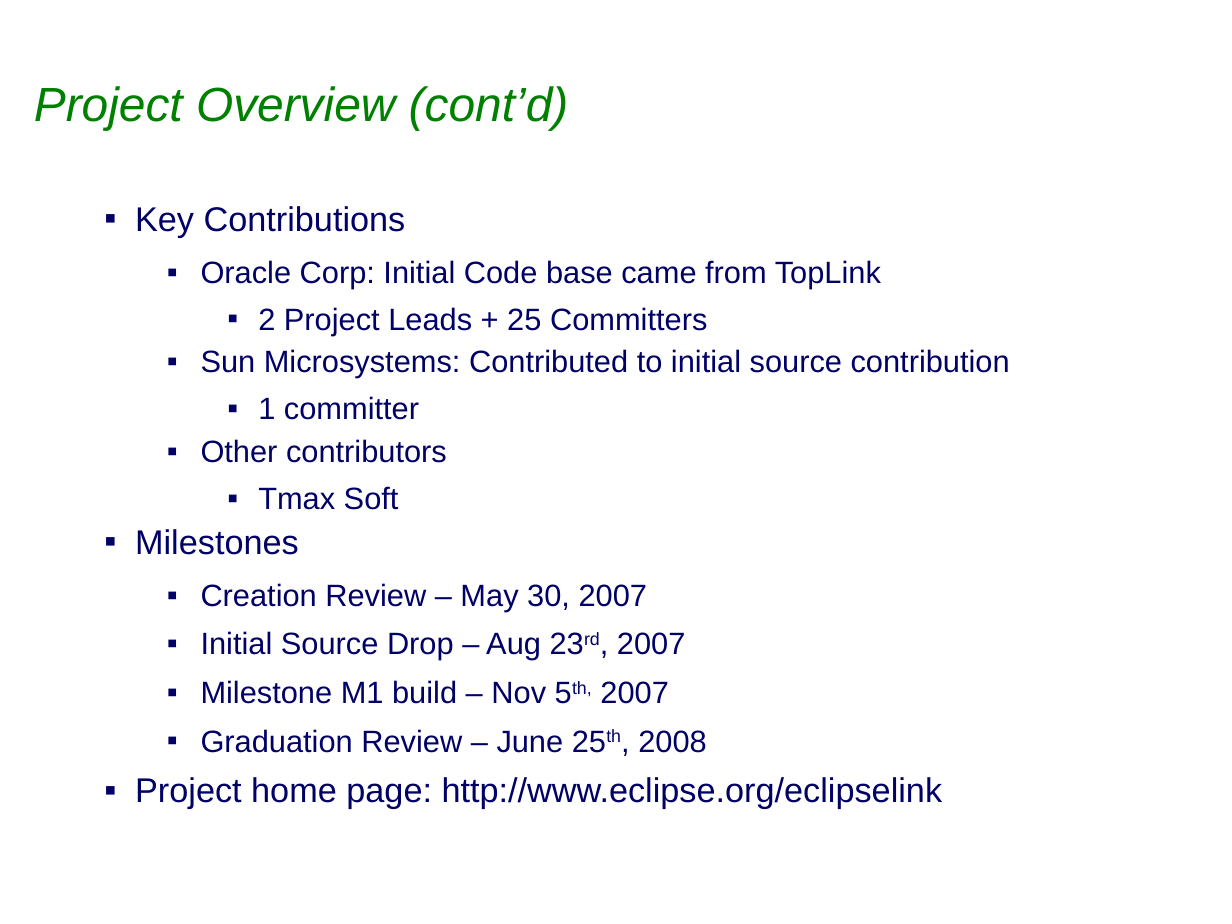
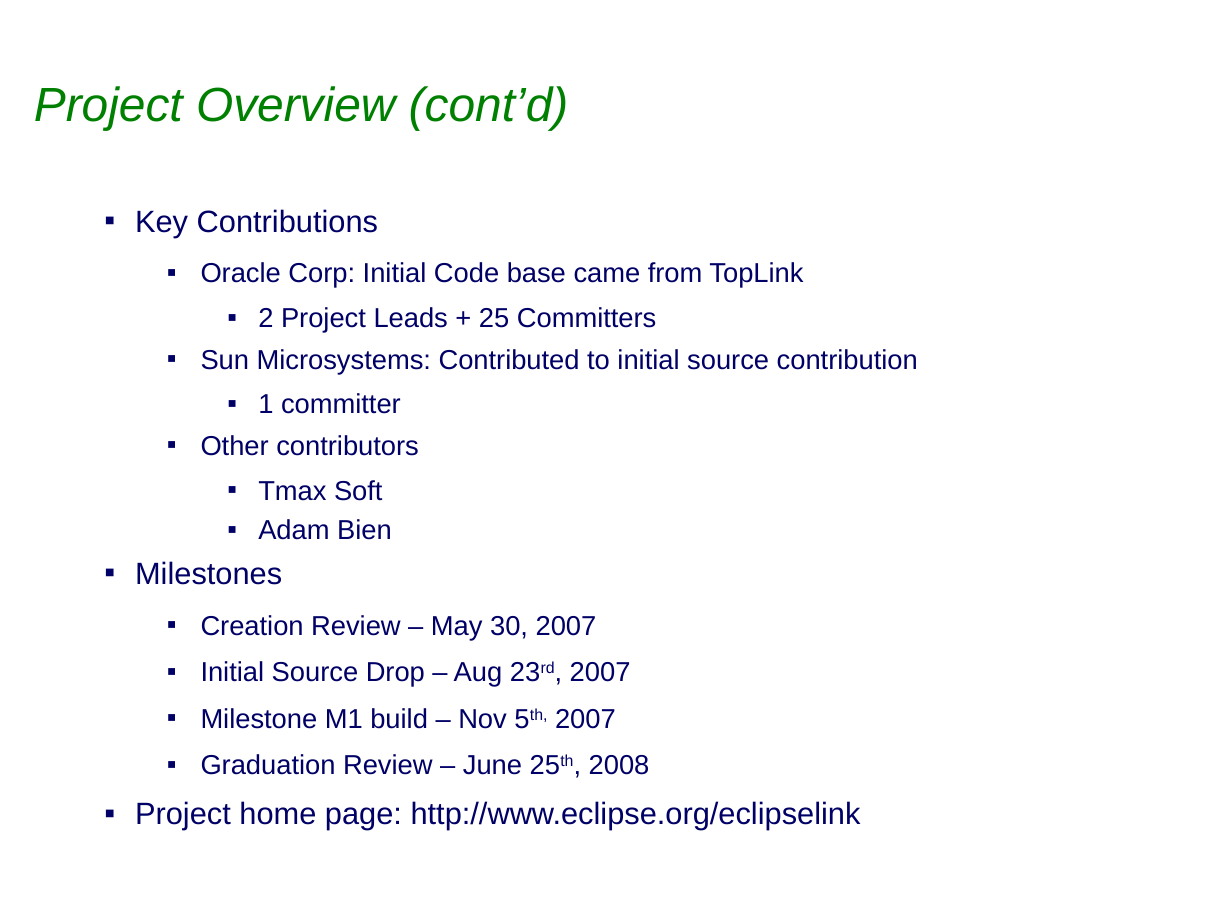
Before and after one commit to eclipse-ee4j/eclipselink, a slide deck: slide 3 of project-admin/Graduation_Review.ppt. Drawn at 1232x924 pixels with LibreOffice and Linux fonts; fonts in the diff are those of the drawing; background and template pictures are left out. Boxes give left, top, right and bottom in pixels: in the first picture for what was removed or moved away, otherwise in the second. Text is boxed around its words. In the diff, an @@ line names an element or a change of style, - is before the commit and + after.

Commit message:
Prep for 1st Draft of Graduation review

```diff
--- a/project-admin/Graduation_Review.ppt
+++ b/project-admin/Graduation_Review.ppt
@@ text at bbox=[135, 209, 918, 830]: size 20 to 18 pt in "Key Contributions", "Milestones", "Project home page: http://www.eclipse.org/eclipselink"; size 18 to 16 pt in "Oracle Corp: Initial Code base came from ...", "2 Project Leads + 25 Committers", "Sun Microsystems: Contributed to initial source contribution", "1 committer" and 6 more places; line spacing 0.9 to 1; less space between paragraphs @@
@@ text at bbox=[258, 519, 392, 540]: paragraph added @@
+    ▪ Adam Bien
```
Also in this commit, not shown: 2 other slides changed, 7 slides added.
